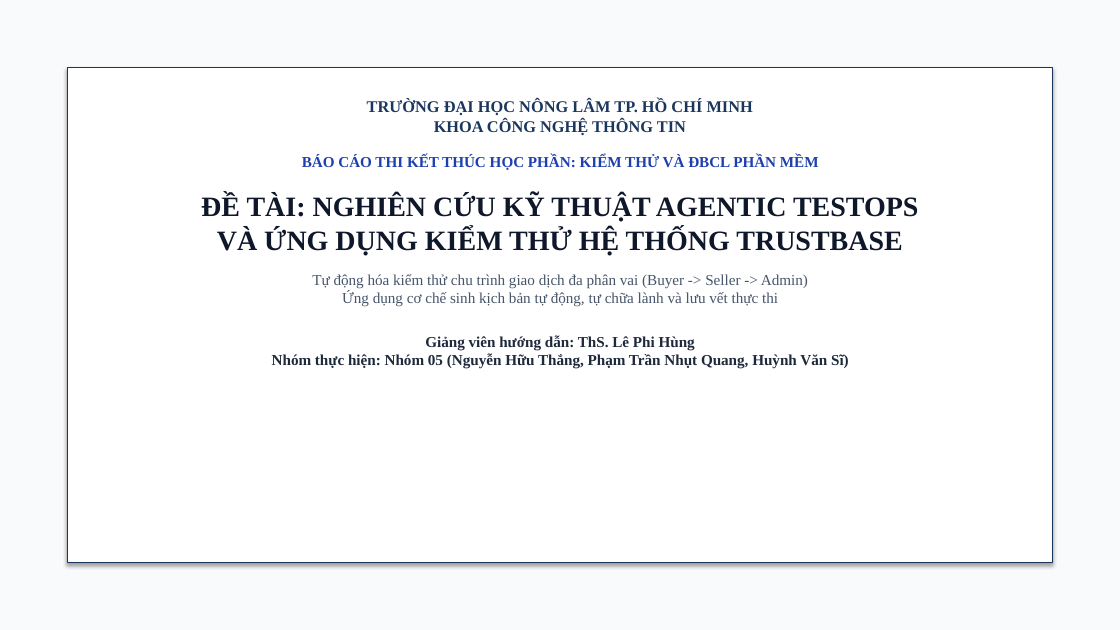
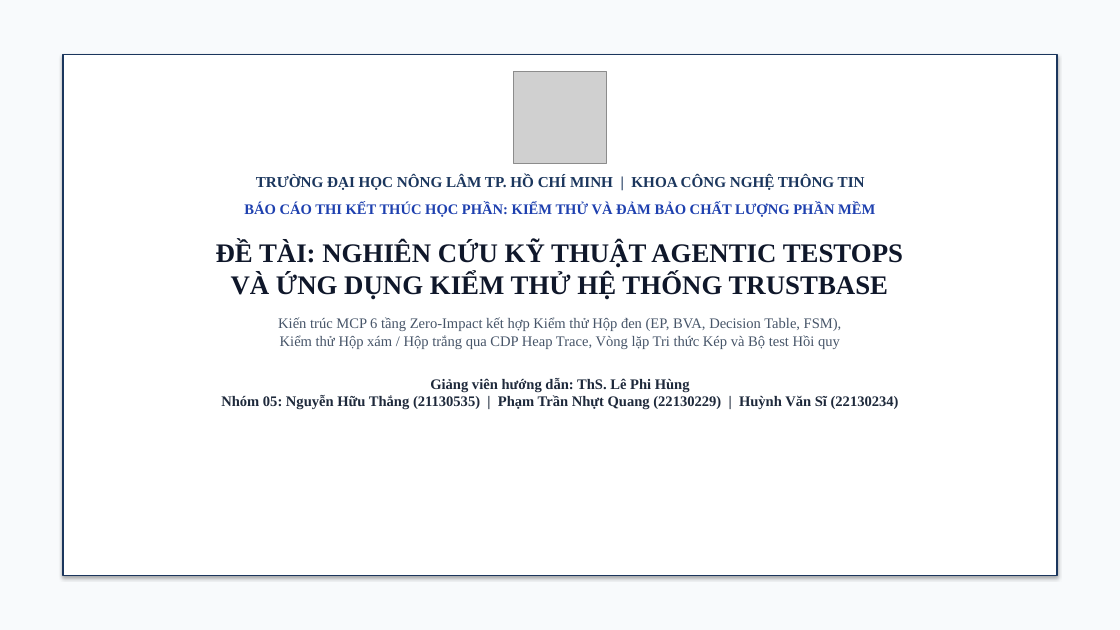
Before and after one commit to justpassingByte/agentic-test-ops, a slide deck: slide 1 of Nhom05_AgenticTestOps_ThuyetTrinh.pptx. Drawn at 1120x630 pixels with LibreOffice and Linux fonts; fonts in the diff are those of the drawing; grey boxes stand for pictures. Boxes give left, top, right and bottom in pixels: in the first picture for what was removed or moved away, otherwise in the second. Text is boxed around its words. In the diff, an @@ line names an element or a change of style, - is before the commit and + after.

```diff
--- a/Nhom05_AgenticTestOps_ThuyetTrinh.pptx
+++ b/Nhom05_AgenticTestOps_ThuyetTrinh.pptx
@@ rectangle: place and size @@
-rectangle at [67,67,1053,563]
+rectangle at [63,55,1057,576]
@@ picture added at [514,71,607,164] @@
@@ text "TRƯỜNG ĐẠI HỌC NÔNG LÂM ...": place and size @@
-text "TRƯỜNG ĐẠI HỌC NÔNG LÂM ..." at [201,99,918,369]
+text "TRƯỜNG ĐẠI HỌC NÔNG LÂM ..." at [216,175,903,410]
@@ text at [244,175,875,217]: text changed; size 14 to 12.5 pt; text colour #1B365D to #1E40AF @@
-TRƯỜNG ĐẠI HỌC NÔNG LÂM TP. HỒ CHÍ MINH
-KHOA CÔNG NGHỆ THÔNG TIN
-BÁO CÁO THI KẾT THÚC HỌC PHẦN: KIỂM THỬ VÀ ĐBCL PHẦN MỀM
+TRƯỜNG ĐẠI HỌC NÔNG LÂM TP. HỒ CHÍ MINH | KHOA CÔNG NGHỆ THÔNG TIN
+BÁO CÁO THI KẾT THÚC HỌC PHẦN: KIỂM THỬ VÀ ĐẢM BẢO CHẤT LƯỢNG PHẦN MỀM
@@ text at [216,242,903,300]: size 24 to 23 pt in "ĐỀ TÀI: NGHIÊN CỨU KỸ THUẬT AGENTIC ..." @@
@@ text at [221,317,899,410]: text changed; size 13 to 12.5 pt @@
-Tự động hóa kiểm thử chu trình giao dịch đa phân vai (Buyer -> Seller -> Admin)
-Ứng dụng cơ chế sinh kịch bản tự động, tự chữa lành và lưu vết thực thi
-Giảng viên hướng dẫn: ThS. Lê Phi Hùng
-Nhóm thực hiện: Nhóm 05 (Nguyễn Hữu Thắng, Phạm Trần Nhụt Quang, Huỳnh Văn Sĩ)
+Kiến trúc MCP 6 tầng Zero-Impact kết hợp Kiểm thử Hộp đen (EP, BVA, Decision Table, FSM),
+Kiểm thử Hộp xám / Hộp trắng qua CDP Heap Trace, Vòng lặp Tri thức Kép và Bộ test Hồi quy
+Giảng viên hướng dẫn: ThS. Lê Phi Hùng
+Nhóm 05: Nguyễn Hữu Thắng (21130535) | Phạm Trần Nhựt Quang (22130229) | Huỳnh Văn Sĩ (22130234)
```
Also in this commit, not shown: 4 other slides changed, 5 slides added, 5 slides removed, 7 other files.
